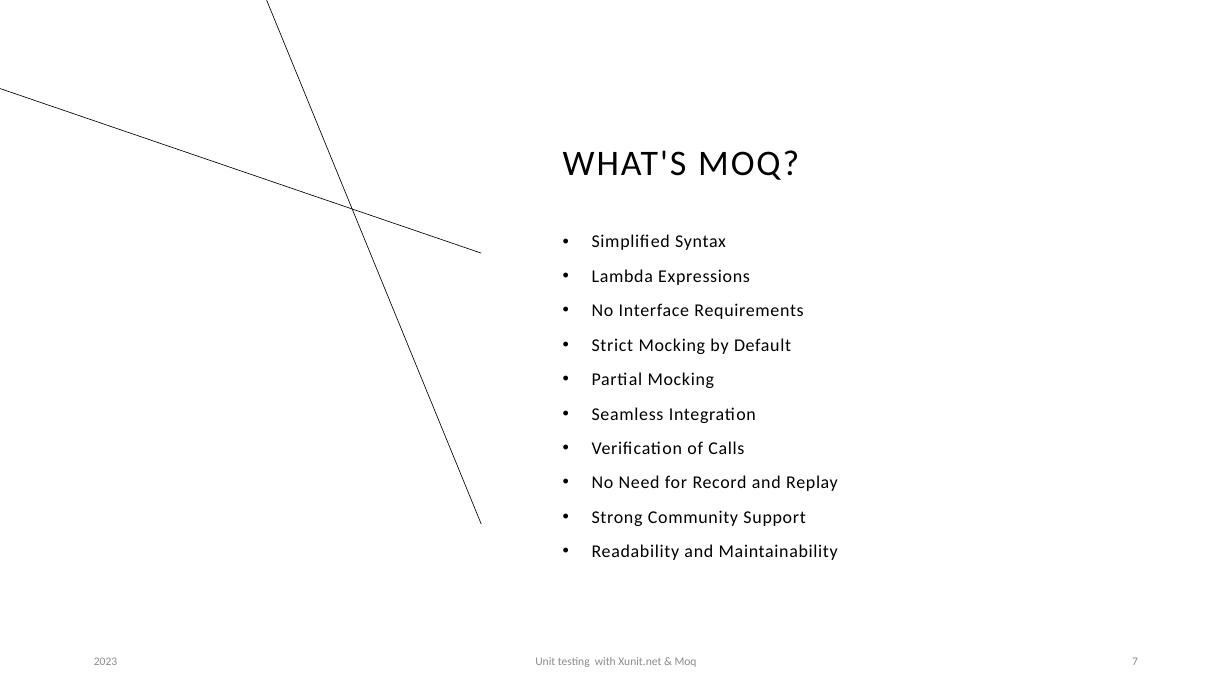
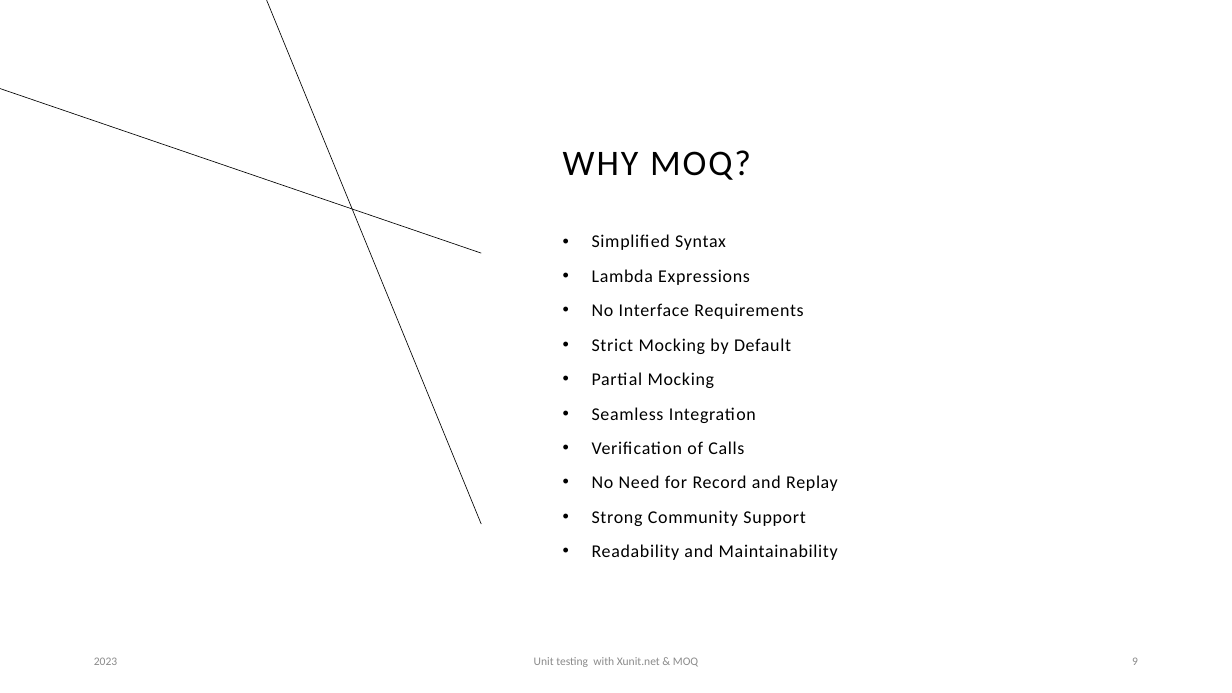
Before and after one commit to rysjones/XUnitPresentation, a slide deck: slide 9 of Presentation/Unit Testing with Xunit - Moq.pptx (slide 7 before the commit). Drawn at 1232x693 pixels with LibreOffice and Linux fonts; fonts in the diff are those of the drawing. Boxes give left, top, right and bottom in pixels: in the first picture for what was removed or moved away, otherwise in the second. Text is boxed around its words. In the diff, an @@ line names an element or a change of style, - is before the commit and + after.

Commit message:
Adding more MOQ slides for Who use and Why MOQ.

```diff
--- a/Presentation/Unit Testing with Xunit - Moq.pptx
+++ b/Presentation/Unit Testing with Xunit - Moq.pptx
@@ title at [563, 150, 751, 180]: text changed @@
-WHAT'S MOQ?
+WHY MOQ?
@@ text at [534, 657, 698, 667]: text changed @@
-Unit testing with Xunit.net & Moq
+Unit testing with Xunit.net & MOQ
@@ page number at [1132, 657, 1138, 665]: text changed @@
-7
+9
```
Also in this commit, not shown: 5 other slides changed, 3 slides added, 1 slide removed.
